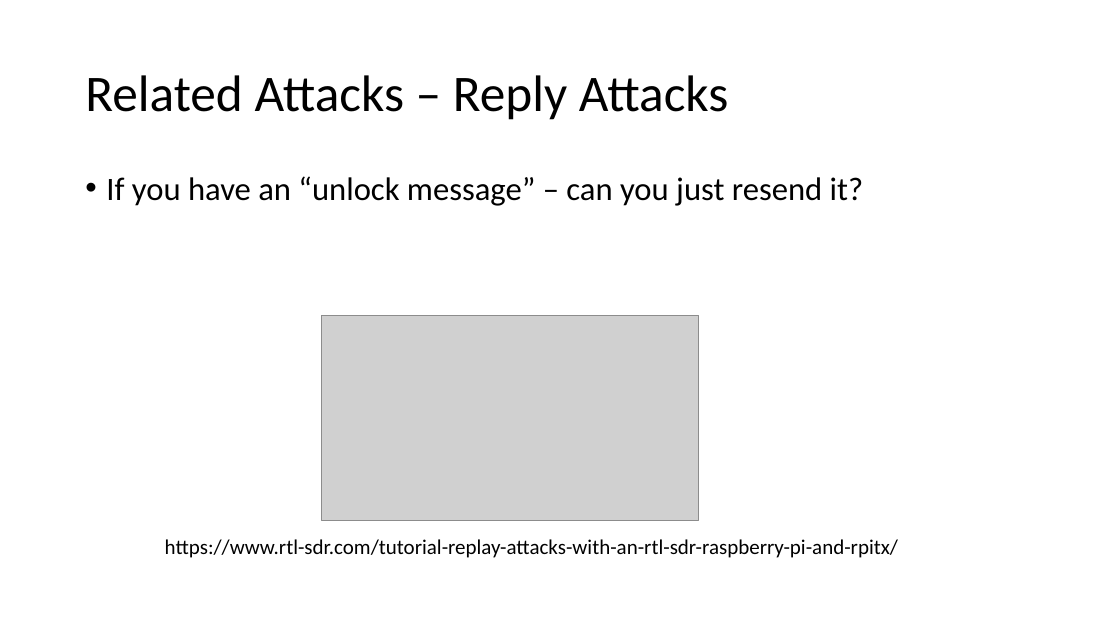
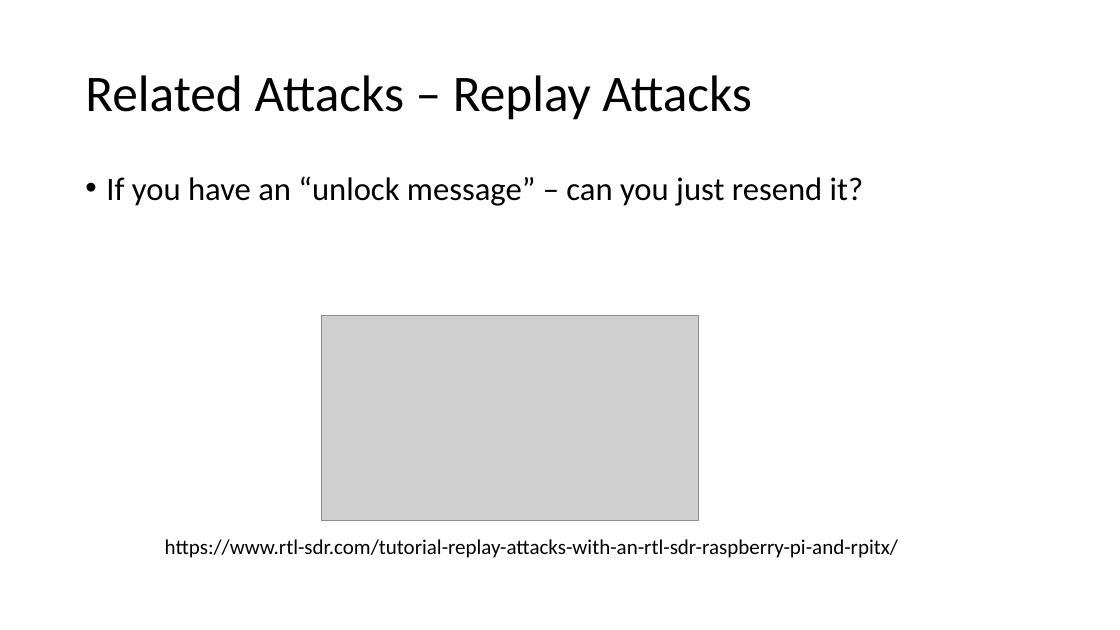
Before and after one commit to colinoflynn/eced4406, a slide deck: slide 7 of slides/0x200/0x202 - Confidentiality.pptx. Drawn at 1120x630 pixels with LibreOffice and Linux fonts; fonts in the diff are those of the drawing; grey boxes stand for pictures. Boxes give left, top, right and bottom in pixels: in the first picture for what was removed or moved away, otherwise in the second. Text is boxed around its words. In the diff, an @@ line names an element or a change of style, - is before the commit and + after.

```diff
--- a/slides/0x200/0x202 - Confidentiality.pptx
+++ b/slides/0x200/0x202 - Confidentiality.pptx
@@ title at box(85, 75, 752, 120): text changed @@
-Related Attacks – Reply Attacks
+Related Attacks – Replay Attacks
```
Also in this commit, not shown: 43 other files.
